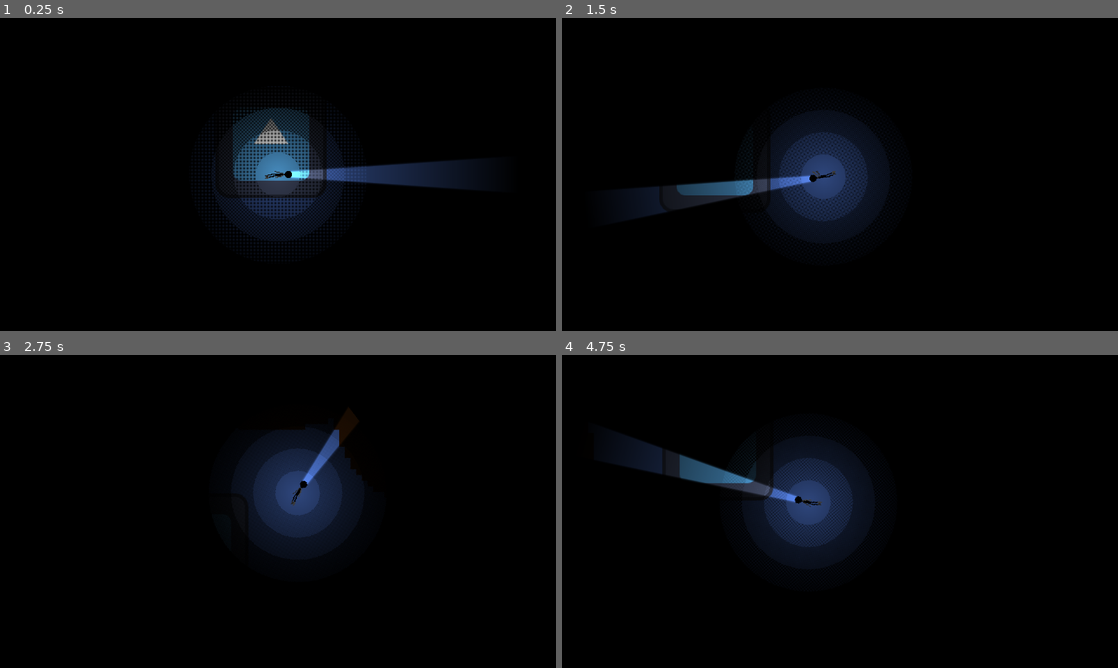
Above: before the commit, frames 1-4 (two rows, left to right).
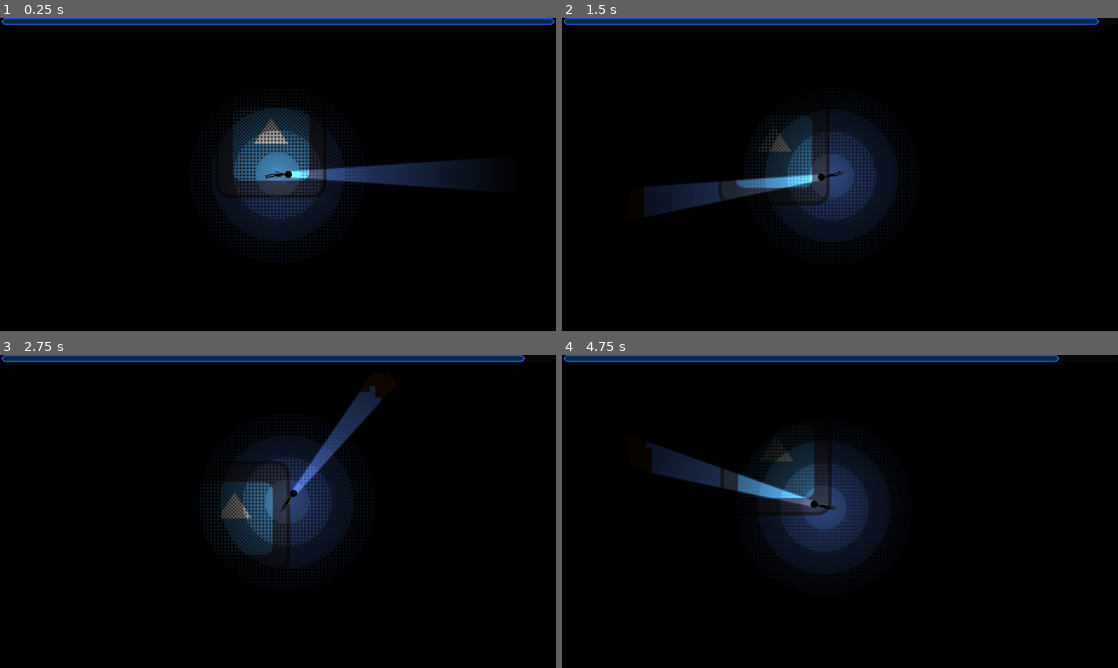
Above: after the commit, the same moments.

Repository: 5ald48/lujja
Game: Godot game, scene res://scenes/main.tscn
Same seed, same stepped clock (60 frames per second), same inputs: the game is played once before the commit and once after it. The engine's default icon, where the game draws it, is replaced by a stand-in: a white triangle on a blue panel in a dark square.
Inputs (mouse positions are in pixels of both pictures, inside the frame that each line leads up to):
- Up to frame 1 (0.25 s): no input
- Up to frame 2 (1.5 s): tap Enter at 0.5 s; move the mouse to (962, 158) at 0.52 s; click (962, 158) at 0.6 s; move the mouse to (728, 190) at 1.27 s; click (728, 190) at 1.35 s
- Up to frame 3 (2.75 s): move the mouse to (333, 442) at 2.02 s; click (333, 442) at 2.1 s
- Up to frame 4 (4.75 s): move the mouse to (812, 574) at 2.77 s; click (812, 574) at 2.85 s; move the mouse to (1006, 558) at 3.52 s; click (1006, 558) at 3.6 s; move the mouse to (673, 464) at 4.27 s; click (673, 464) at 4.35 s

The runs differ from the first frame. In frame 1, 2.4% of the frame differs, in the area x 0-100%, y 0-3%; in frame 2, 5.6%; in frame 3, 6.6%, in the area x 0-95%, y 0-72%; in frame 4, 6.4%.

Commit message:
added air
prograss bar
air decreseing
more air use when walking

Diff:
--- a/project.godot
+++ b/project.godot
@@ -14,6 +14,10 @@
 run/main_scene="uid://by7jgkdke260k"
 config/features=PackedStringArray("4.7", "GL Compatibility")
 config/icon="res://icon.svg"
+
+[autoload]
+
+GlobalData="*uid://b7875ny4f1mjo"
 
 [display]
 
@@ -39,3 +43,4 @@
 rendering_device/driver.windows="d3d12"
 renderer/rendering_method="gl_compatibility"
 renderer/rendering_method.mobile="gl_compatibility"
+textures/light_projectors/filter=0
--- a/scenes/main.tscn
+++ b/scenes/main.tscn
@@ -2,6 +2,7 @@
 
 [ext_resource type="PackedScene" uid="uid://calkmnxxovyj3" path="res://scenes/player.tscn" id="1_o5qli"]
 [ext_resource type="PackedScene" uid="uid://jhm6nuy8hgl7" path="res://scenes/map.tscn" id="2_0wfyh"]
+[ext_resource type="PackedScene" uid="uid://convi0ui63ntv" path="res://scenes/ui.tscn" id="3_sugp2"]
 
 [node name="Main" type="Node2D" unique_id=1278216689]
 
@@ -9,3 +10,5 @@
 
 [node name="player" parent="." unique_id=512008037 instance=ExtResource("1_o5qli")]
 position = Vector2(590, 454)
+
+[node name="ui" parent="." unique_id=1891214706 instance=ExtResource("3_sugp2")]
--- a/scenes/map.tscn
+++ b/scenes/map.tscn
@@ -6,7 +6,7 @@
 [sub_resource type="PhysicsMaterial" id="PhysicsMaterial_g2els"]
 
 [sub_resource type="OccluderPolygon2D" id="OccluderPolygon2D_0wfyh"]
-polygon = PackedVector2Array(509, 107, 612, 110, 674, 192, 809.8871, 264.73108, 897, 368, 902, 448, 869, 512, 879, 582, 807, 632, 784, 734, 630, 742, 526, 757, 431, 752, 336, 777, 259, 721, 238, 652, 253, 566, 210, 526, 195, 421, 259, 384, 271, 299, 262, 229, 198, 155, 304, 139, 334, 90)
+polygon = PackedVector2Array(509, 107, 612, 110, 674, 192, 809.8871, 264.73108, 897, 368, 902, 448, 869, 512, 879, 582, 807, 632, 784, 734, 630, 742, 526, 757, 431, 752, 336, 777, 259, 721, 238, 652, 253, 566, 210, 526, 195, 421, 259, 384, 271, 299, 253, 231, 198, 155, 304, 139, 334, 90)
 
 [node name="map" type="Node2D" unique_id=2145020422]
 
@@ -25,7 +25,7 @@
 position = Vector2(657.0349, 556.8919)
 scale = Vector2(1.8238363, 1)
 build_mode = 1
-polygon = PackedVector2Array(-158.47635, -246.89186, -138.18942, -184.89186, -128.32013, -80.89188, -135.44797, -31.891872, -163.95929, 10.108126, -157.37976, 66.10812, -140.93091, 153.10814, -145.31726, 243.10814, -117.35424, 328.10812, -83.90824, 352.10812, -38.399788, 336.10812, 6.012107, 344.10812, 148.02048, 318.10812, 163.37274, 221.10814, 201.75336, 164.10814, 194.07727, 99.10812, 213.81586, 33.108124, 206.13971, -44.891876, 158.98639, -150.89186, 84.966576, -224.89186, 54.262047, -301.89188, -10.436746, -310.89188, -72.94236, -323.89188)
+polygon = PackedVector2Array(-161.76611, -244.8919, -138.18942, -184.89186, -128.32013, -80.89188, -135.44797, -31.891872, -163.95929, 10.108126, -157.37976, 66.10812, -140.93091, 153.10814, -145.31726, 243.10814, -117.35424, 328.10812, -83.90824, 352.10812, -38.399788, 336.10812, 6.012107, 344.10812, 148.02048, 318.10812, 163.37274, 221.10814, 201.75336, 164.10814, 194.07727, 99.10812, 213.81586, 33.108124, 206.13971, -44.891876, 158.98639, -150.89186, 84.966576, -224.89186, 54.262047, -301.89188, -10.436746, -310.89188, -72.94236, -323.89188, -112.41957, -272.8919)
 
 [node name="Lujja328x17219x190" type="Sprite2D" parent="StaticBody2D5" unique_id=1076295120]
 position = Vector2(715, 623.99994)
--- a/scenes/player.tscn
+++ b/scenes/player.tscn
@@ -80,6 +80,25 @@
 radius = 6.0000005
 height = 34.0
 
+[sub_resource type="GDScript" id="GDScript_bhunq"]
+script/source = "extends Timer
+
+
+# Called when the node enters the scene tree for the first time.
+func _ready() -> void:
+	pass # Replace with function body.
+
+
+# Called every frame. 'delta' is the elapsed time since the previous frame.
+func _process(delta: float) -> void:
+	pass
+
+
+func _on_timeout() -> void:
+	if GlobalData.current_air > 0:
+		GlobalData.current_air -=0.1
+"
+
 [node name="CharacterBody2D" type="CharacterBody2D" unique_id=512008037]
 motion_mode = 1
 wall_min_slide_angle = 0.34906584
@@ -91,7 +110,6 @@
 animation = &"swiming"
 
 [node name="CollisionShape2D" type="CollisionShape2D" parent="." unique_id=894510348]
-visible = false
 rotation = 1.5707964
 shape = SubResource("CapsuleShape2D_tbgi4")
 
@@ -101,15 +119,22 @@
 position_smoothing_enabled = true
 editor_draw_limits = true
 
-[node name="PointLight2D" type="PointLight2D" parent="." unique_id=1771307808]
+[node name="surround_light" type="PointLight2D" parent="." unique_id=1033530215]
 shadow_enabled = true
-texture = ExtResource("3_qhqgy")
+texture = ExtResource("3_dqkch")
 texture_scale = 0.5
 
-[node name="PointLight2D2" type="PointLight2D" parent="." unique_id=314917040]
+[node name="flash_light" type="PointLight2D" parent="." unique_id=314917040]
 rotation = 1.5707964
 scale = Vector2(0.74, 2.58)
 shadow_enabled = true
 texture = ExtResource("4_dqkch")
 offset = Vector2(0, -56.955)
 texture_scale = 0.2
+
+[node name="air_decrese" type="Timer" parent="." unique_id=1546072228]
+wait_time = 0.1
+autostart = true
+script = SubResource("GDScript_bhunq")
+
+[connection signal="timeout" from="air_decrese" to="air_decrese" method="_on_timeout"]
--- /dev/null
+++ b/scenes/ui.tscn
@@ -0,0 +1,47 @@
+[gd_scene format=3 uid="uid://convi0ui63ntv"]
+
+[sub_resource type="StyleBoxFlat" id="StyleBoxFlat_xlq6p"]
+content_margin_left = 2.0
+content_margin_top = 2.0
+content_margin_right = 2.0
+content_margin_bottom = 2.0
+bg_color = Color(0, 0.37254903, 0.57254905, 0.4)
+border_width_left = 1
+border_width_top = 1
+border_width_right = 1
+border_width_bottom = 1
+border_color = Color(0.19729447, 0.3696557, 0.999945, 1)
+border_blend = true
+corner_radius_top_left = 6
+corner_radius_top_right = 6
+corner_radius_bottom_right = 6
+corner_radius_bottom_left = 6
+corner_detail = 6
+
+[sub_resource type="GDScript" id="GDScript_jfftw"]
+script/source = "extends ProgressBar
+
+@onready var air_bar: ProgressBar = $\".\"
+
+
+
+# Called when the node enters the scene tree for the first time.
+func _ready() -> void:
+	pass # Replace with function body.
+
+
+# Called every frame. 'delta' is the elapsed time since the previous frame.
+func _process(delta: float) -> void:
+	air_bar.max_value = GlobalData.max_air
+	air_bar.value = GlobalData.current_air
+"
+
+[node name="ui" type="CanvasLayer" unique_id=1891214706]
+
+[node name="air bar" type="ProgressBar" parent="." unique_id=816158643]
+offset_left = 1.0
+offset_right = 320.0
+offset_bottom = 4.0
+theme_override_styles/fill = SubResource("StyleBoxFlat_xlq6p")
+show_percentage = false
+script = SubResource("GDScript_jfftw")
--- /dev/null
+++ b/scripts/global_data.gd
@@ -0,0 +1,5 @@
+extends Node
+
+
+var current_air:float = 100.0
+var max_air:float = 100.0
--- a/scripts/player.gd
+++ b/scripts/player.gd
@@ -3,15 +3,18 @@
 
 
 @onready var animated_sprite_2d: AnimatedSprite2D = $AnimatedSprite2D
+@onready var surround_light: PointLight2D = $surround_light
 
-var speed :float = 400
+
+
+var speed :float = 200
 var direction
 var distance
 var friction :float = 0.97
-var dead_zone :float = 32
+var dead_zone :float = 25
 
 
-func _physics_process(delta):
+func _physics_process(_delta):
 
 	distance = global_position.distance_to(get_global_mouse_position())
 
@@ -20,6 +23,7 @@
 		if distance >= dead_zone:
 			velocity = direction *  speed
 			animated_sprite_2d.play("swiming")
+			GlobalData.current_air -= 1
 	else:
 		velocity *=  friction
 
@@ -27,3 +31,7 @@
 		look_at(get_global_mouse_position())
 
 	move_and_slide()
+
+
+func _process(_delta: float) -> void:
+	surround_light.global_rotation = 0
Not shown: 1 places in scenes/player.tscn that only renumber resources
Not shown, added: scripts/global_data.gd.uid
